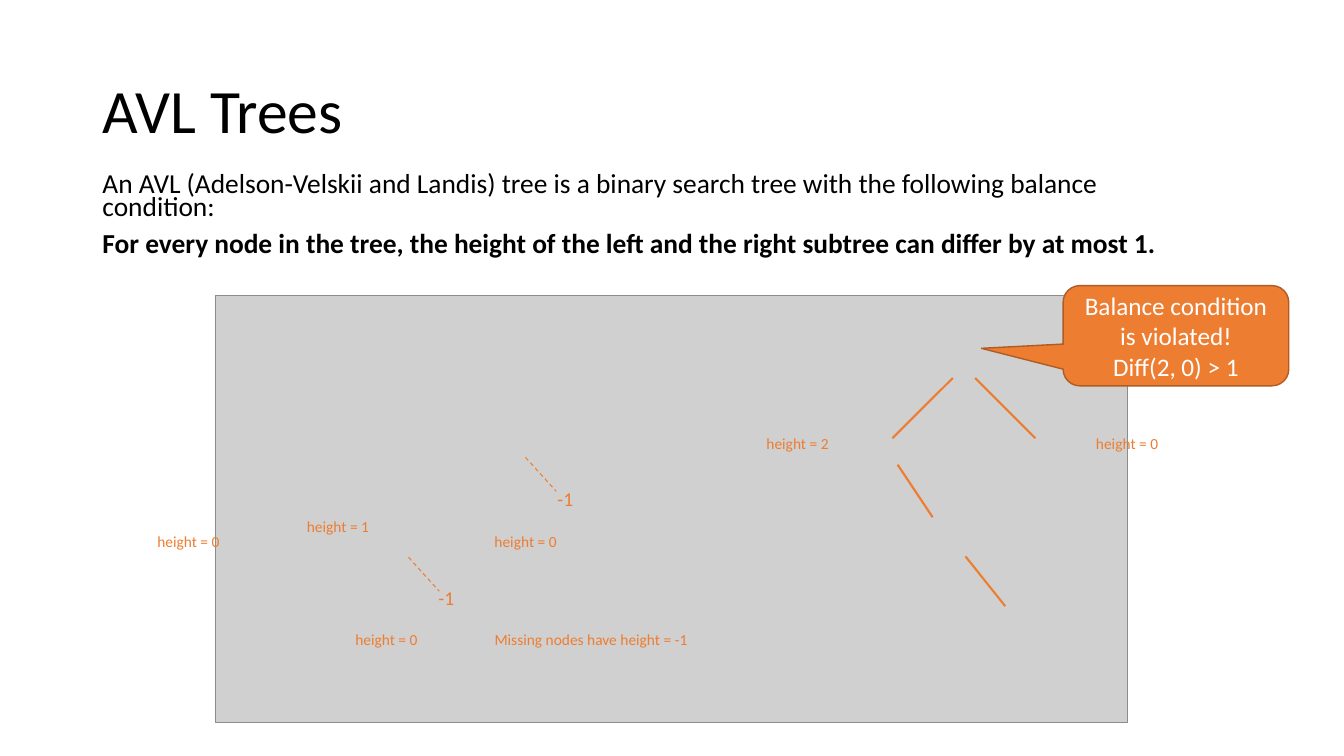
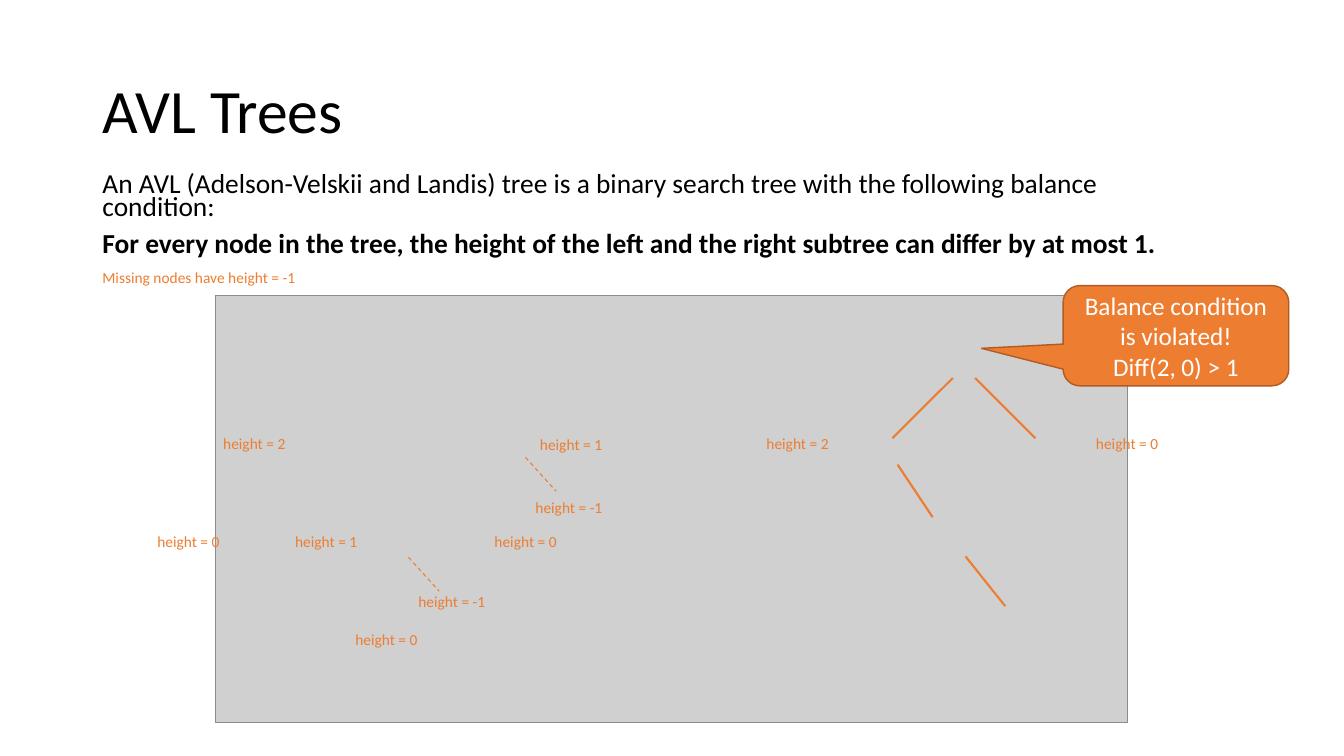
Before and after one commit to mhahsler/CS2341, a slide deck: slide 3 of Chapter4_Trees/slides/AVL_trees.pptx. Drawn at 1344x756 pixels with LibreOffice and Linux fonts; fonts in the diff are those of the drawing; grey boxes stand for pictures. Boxes give left, top, right and bottom in pixels: in the first picture for what was removed or moved away, otherwise in the second. Text is boxed around its words. In the diff, an @@ line names an element or a change of style, - is before the commit and + after.

```diff
--- a/Chapter4_Trees/slides/AVL_trees.pptx
+++ b/Chapter4_Trees/slides/AVL_trees.pptx
@@ text "Missing nodes have height = ...": place and size @@
-text "Missing nodes have height = ..." at (495, 634, 688, 648)
+text "Missing nodes have height = ..." at (102, 272, 296, 286)
@@ text added at (223, 438, 286, 452), 11 pt, text #ED7D31 @@
+height = 2
@@ text added at (540, 439, 602, 453), 11 pt, text #ED7D31 @@
+height = 1
@@ text at (535, 502, 603, 516): text changed; size 14 to 11 pt @@
--1
+height = -1
@@ text "height = 1": place and size @@
-text "height = 1" at (307, 521, 369, 535)
+text "height = 1" at (295, 536, 357, 550)
@@ text at (418, 596, 486, 610): text changed; size 14 to 11 pt @@
--1
+height = -1
```
Also in this commit, not shown: 6 other slides changed, 1 other file.
